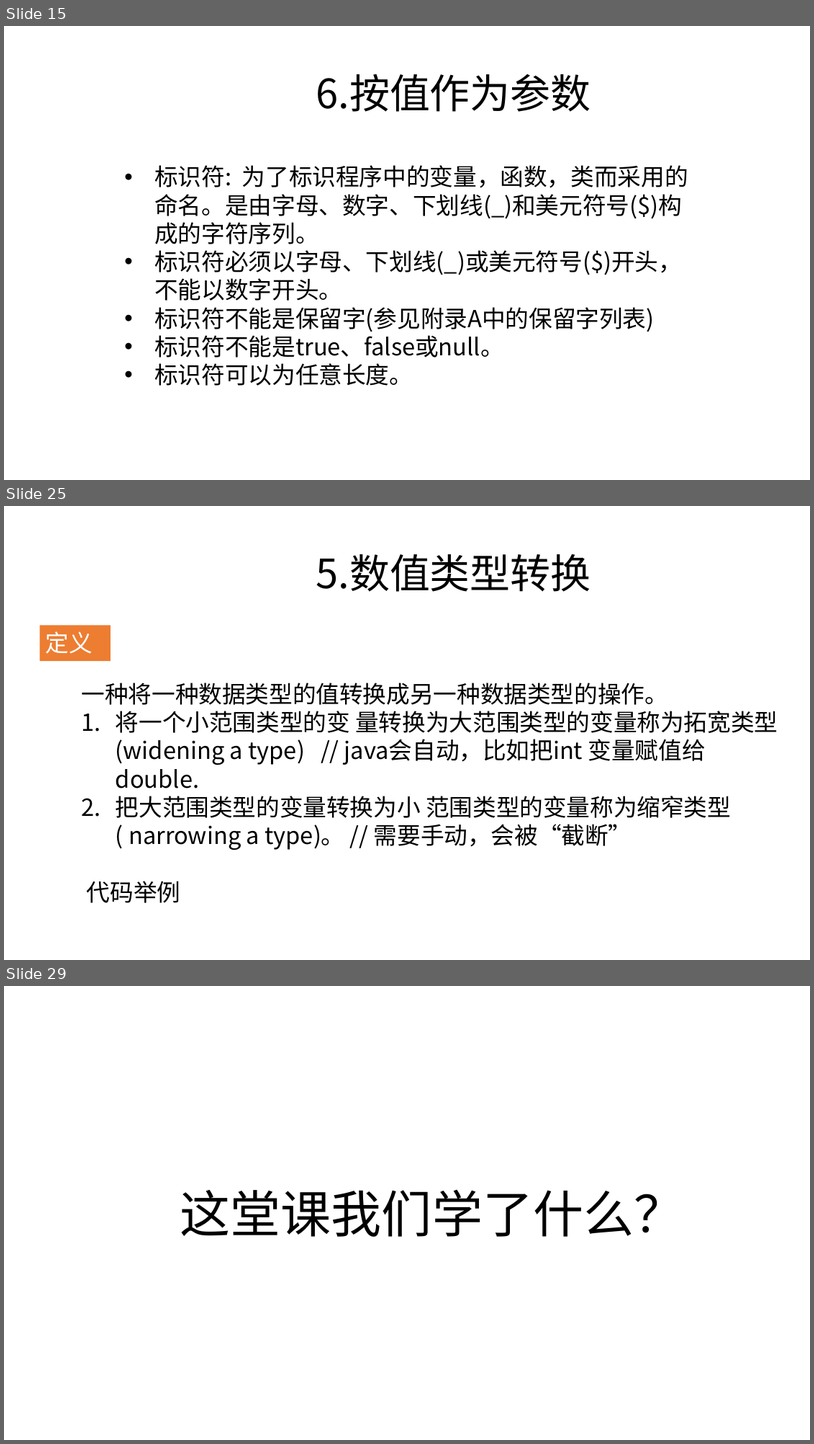
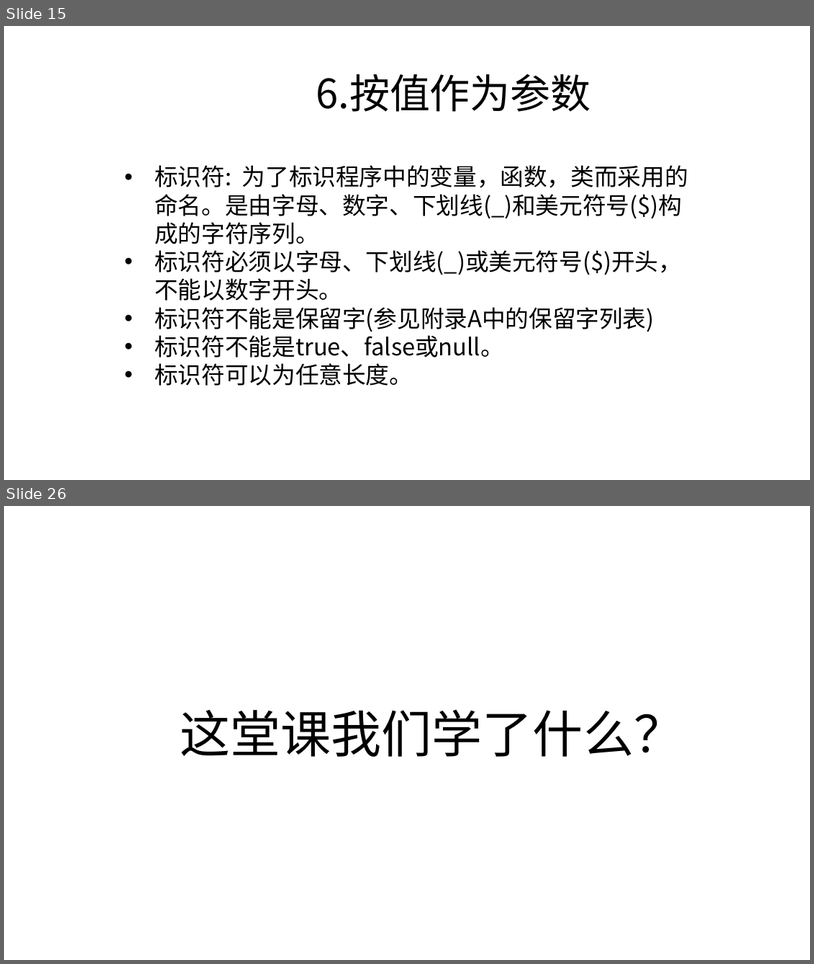
Before and after one commit to zjyesir/hmc_java_1, a slide deck: ppt/2.3 方法.pptx. Shown one above the other, each under a label of ours: slides 15, 25 and 29 before the commit, slides 15 and 26 after it; the slides between them are not shown. The pictures are 814x1444 and 814x964 pixels, drawn with LibreOffice and Linux fonts; fonts in the diff are those of the drawing; background and template pictures are left out. Boxes give left, top, right and bottom in pixels: in the first picture for what was removed or moved away, otherwise in the second. Text is boxed around its words. In the diff, an @@ line names an element or a change of style, - is before the commit and + after.

```diff
--- a/ppt/2.3 方法.pptx
+++ b/ppt/2.3 方法.pptx
@@ slide 25 removed at <box>4,506,810,960</box>, background picture (left out) @@
@@ text removed at <box>316,554,592,592</box> @@
-5.数值类型转换
@@ rectangle removed at <box>40,626,111,661</box> @@
-定义
@@ text removed at <box>82,682,778,849</box> @@
-一种将一种数据类型的值转换成另一种数据类型的操作。
-1. 将一个小范围类型的变 量转换为大范围类型的变量称为拓宽类型(widening a type) // java会自动，比如把int 变量赋值给double.
-2. 把大范围类型的变量转换为小 范围类型的变量称为缩窄类型( narrowing a type)。 // 需要手动，会被“截断”
-代码举例
@@ what was slide 29 is now slide 26 @@
```
Also in this commit, not shown: 2 slides changed, 11 slides added, 13 other slides removed, 2 other files.
